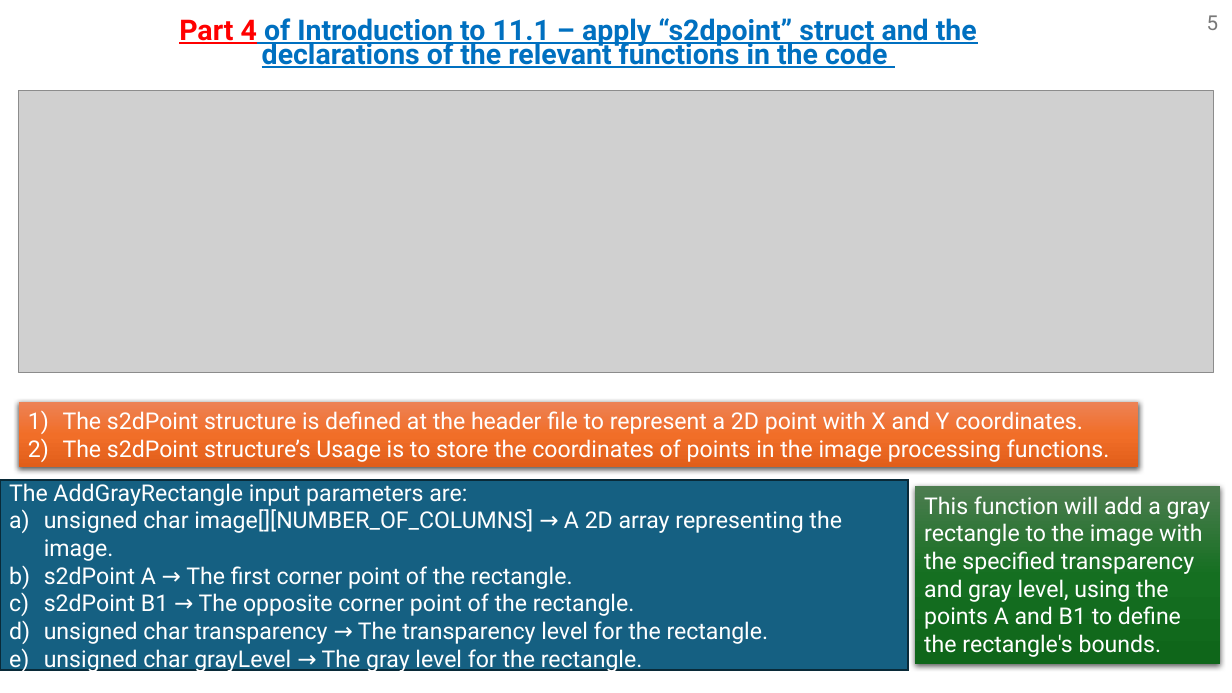
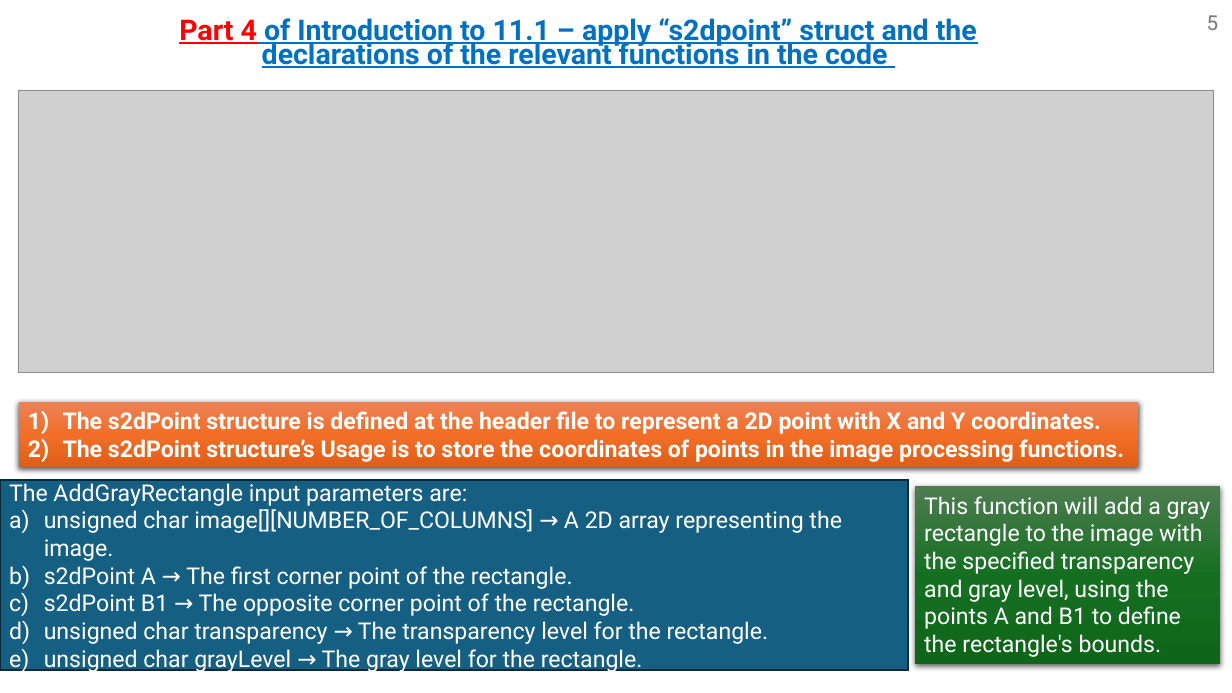
Before and after one commit to omripony/image-processing, a slide deck: slide 5 of labs/Assignment_11.pptx. Drawn at 1232x693 pixels with LibreOffice and Linux fonts; fonts in the diff are those of the drawing; grey boxes stand for pictures. Boxes give left, top, right and bottom in pixels: in the first picture for what was removed or moved away, otherwise in the second. Text is boxed around its words. In the diff, an @@ line names an element or a change of style, - is before the commit and + after.

```diff
--- a/labs/Assignment_11.pptx
+++ b/labs/Assignment_11.pptx
@@ rectangle "The s2dPoint structure is defined ..." at (x1=18, y1=402, x2=1139, y2=468): bold on @@
```
Also in this commit, not shown: 5 other slides changed, 23 slides added, 9 slides removed.
